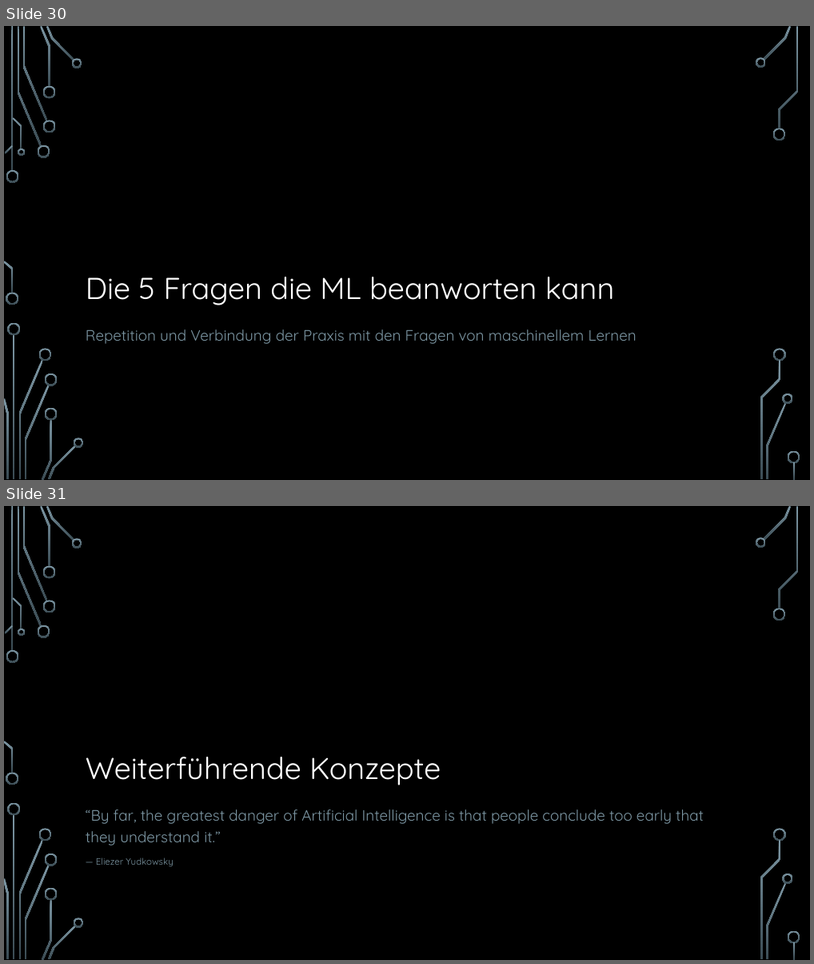
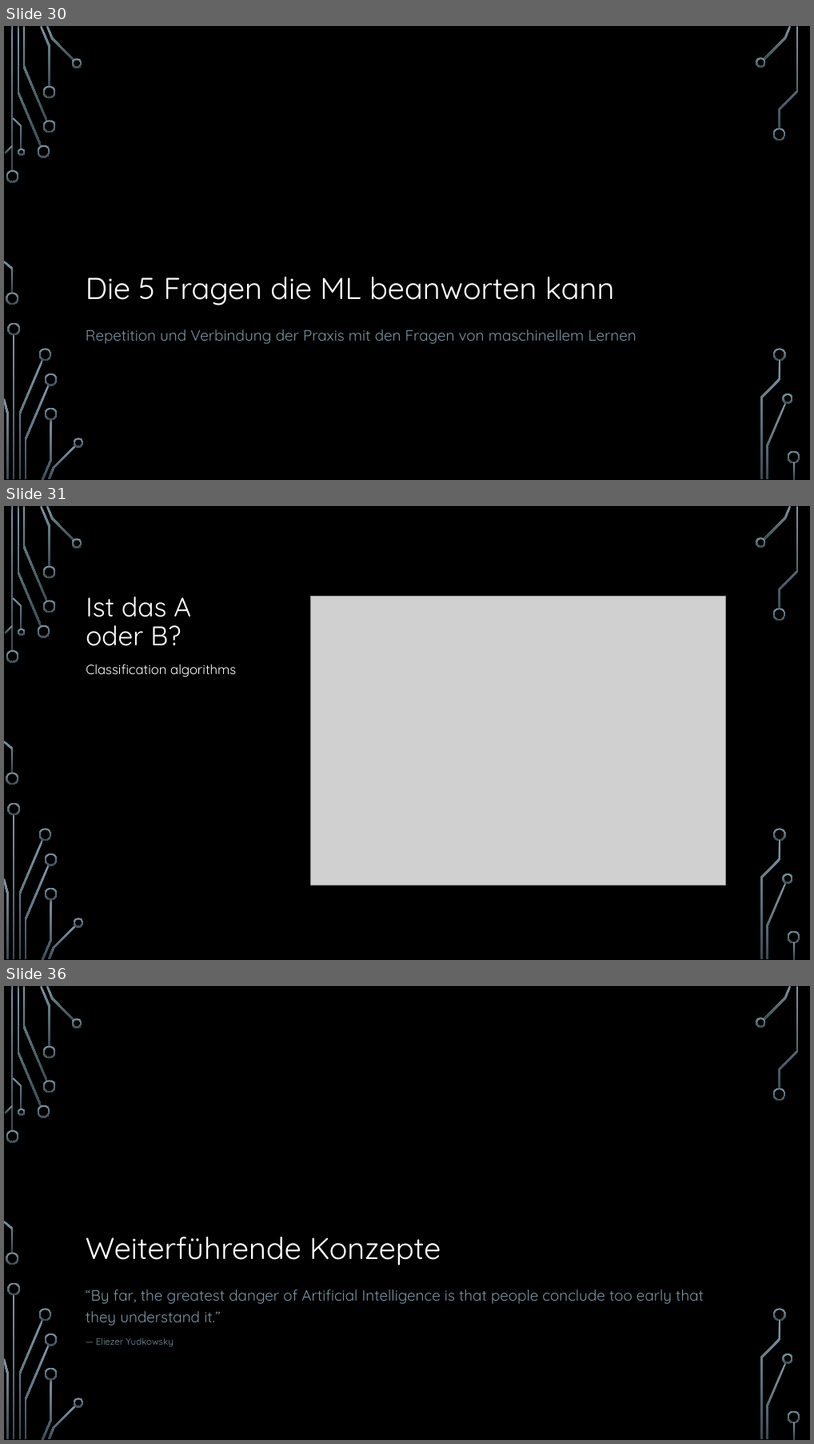
Before and after one commit to hacpro/introduction-machine-learning, a slide deck: presentation.pptx. Shown one above the other, each under a label of ours: slides 30 and 31 before the commit, slides 30, 31 and 36 after it; the slides between them are not shown. The pictures are 814x964 and 814x1444 pixels, drawn with LibreOffice and Linux fonts; fonts in the diff are those of the drawing; grey boxes stand for pictures; background and template pictures are left out. Boxes give left, top, right and bottom in pixels: in the first picture for what was removed or moved away, otherwise in the second. Text is boxed around its words. In the diff, an @@ line names an element or a change of style, - is before the commit and + after.

```diff
--- a/presentation.pptx
+++ b/presentation.pptx
@@ slide 31 added at <box>4,506,810,960</box>, background picture (left out); not listed: 36 template elements that a slide beside it also shows @@
@@ title added at <box>86,596,191,646</box>, 32 pt, text #FFFFFF @@
+Ist das A
+oder B?
@@ picture added at <box>310,596,726,884</box> @@
@@ text added at <box>86,664,236,677</box>, 16 pt, text #FFFFFF @@
+Classification algorithms
@@ what was slide 31 is now slide 36 @@
```
Also in this commit, not shown: 2 slides changed, 4 other slides added, 1 slide removed, 1 other file.
